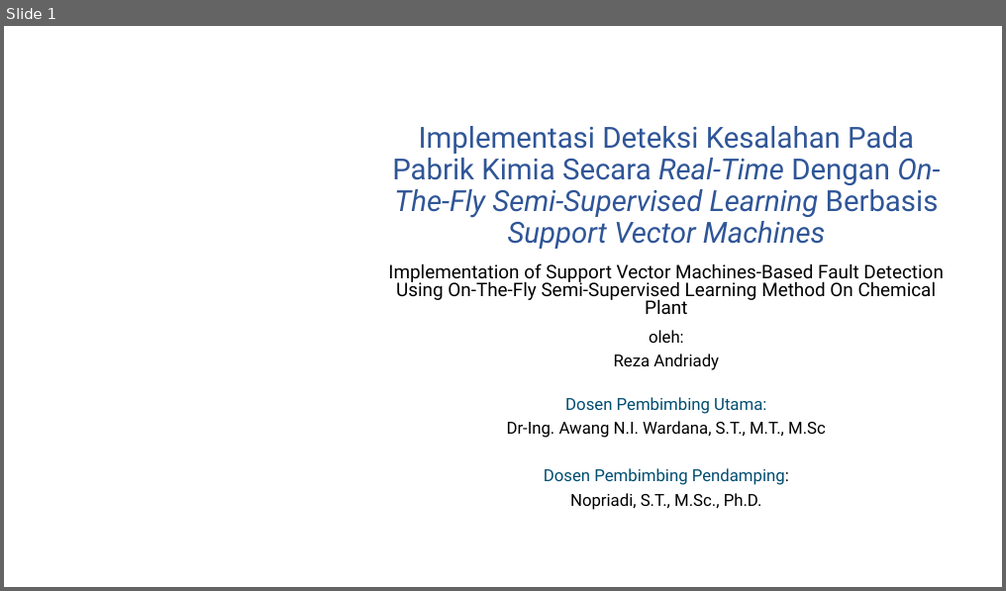
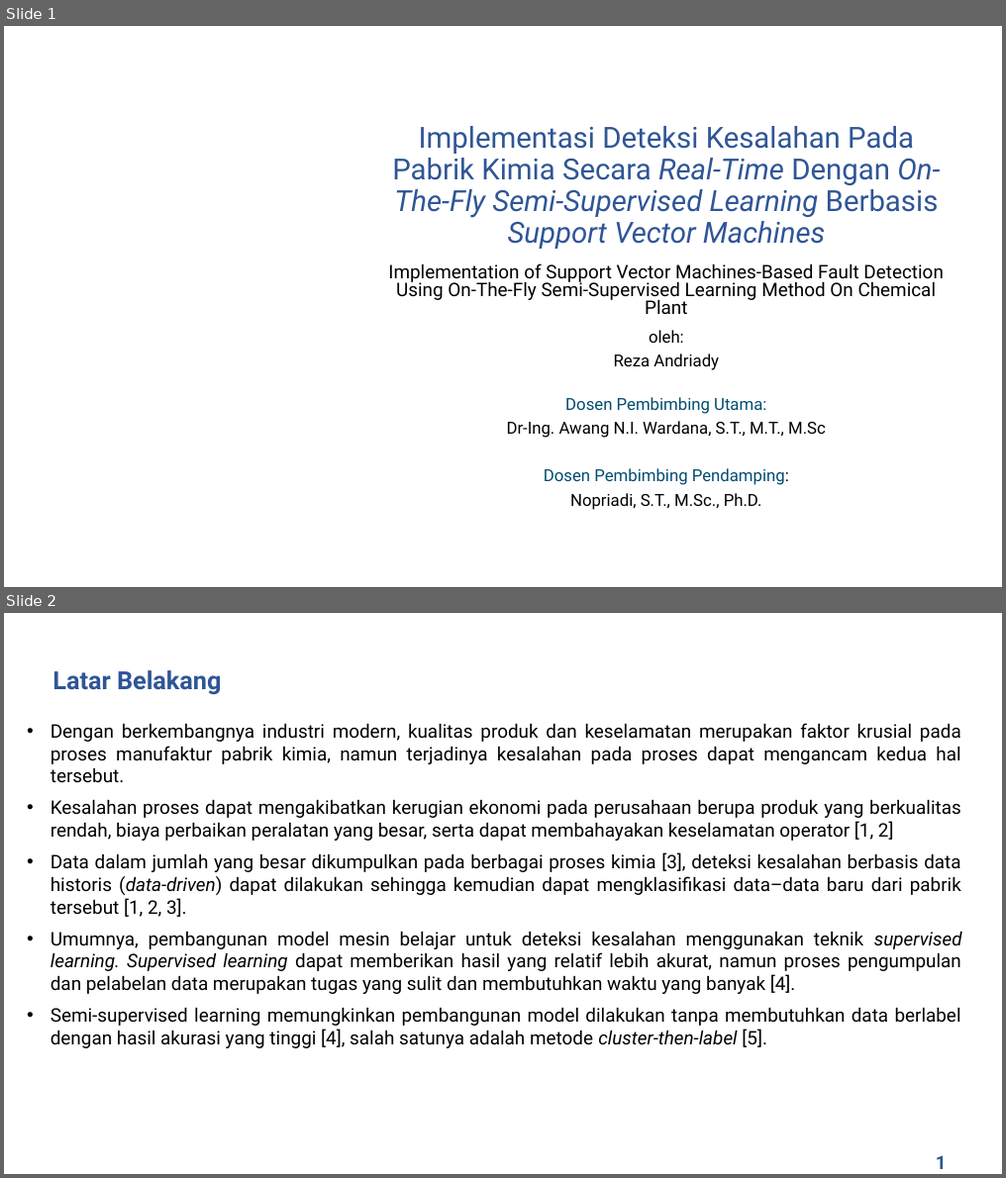
Before and after one commit to rezaandriady/TA_RezaAndriady, a slide deck: Presentasi/Draft Presentasi Reza Andriady - 44976.pptx. Shown one above the other, each under a label of ours: slide 1 before the commit, slides 1 and 2 after it. The pictures are 1006x591 and 1006x1178 pixels, drawn with LibreOffice and Linux fonts; fonts in the diff are those of the drawing; background and template pictures are left out. Boxes give left, top, right and bottom in pixels: in the first picture for what was removed or moved away, otherwise in the second. Text is boxed around its words. In the diff, an @@ line names an element or a change of style, - is before the commit and + after.

```diff
--- a/Presentasi/Draft Presentasi Reza Andriady - 44976.pptx
+++ b/Presentasi/Draft Presentasi Reza Andriady - 44976.pptx
@@ slide 2 added at bbox=[4, 613, 1002, 1174], background picture (left out) @@
@@ title added at bbox=[53, 670, 221, 695], 24 pt, text #2F5597, bold @@
+Latar Belakang
@@ text added at bbox=[51, 723, 962, 1049], 18 pt, text #000000 @@
+• Dengan berkembangnya industri modern, kualitas produk dan keselamatan merupakan faktor krusial pada proses manufaktur pabrik kimia, namun terjadinya kesalahan pada proses dapat mengancam kedua hal tersebut.
+• Kesalahan proses dapat mengakibatkan kerugian ekonomi pada perusahaan berupa produk yang berkualitas rendah, biaya perbaikan peralatan yang besar, serta dapat membahayakan keselamatan operator [1, 2]
+• Data dalam jumlah yang besar dikumpulkan pada berbagai proses kimia [3], deteksi kesalahan berbasis data historis (data-driven) dapat dilakukan sehingga kemudian dapat mengklasifikasi data–data baru dari pabrik tersebut [1, 2, 3].
+• Umumnya, pembangunan model mesin belajar untuk deteksi kesalahan menggunakan teknik supervised learning. Supervised learning dapat memberikan hasil yang relatif lebih akurat, namun proses pengumpulan dan pelabelan data merupakan tugas yang sulit dan membutuhkan waktu yang banyak [4].
+• Semi-supervised learning memungkinkan pembangunan model dilakukan tanpa membutuhkan data berlabel dengan hasil akurasi yang tinggi [4], salah satunya adalah metode cluster-then-label [5].
@@ text added at bbox=[936, 1156, 946, 1169], 18 pt, text #2F5597, bold @@
+1
```
Also in this commit, not shown: 20 slides changed, 8 other slides added, 5 slides removed.
